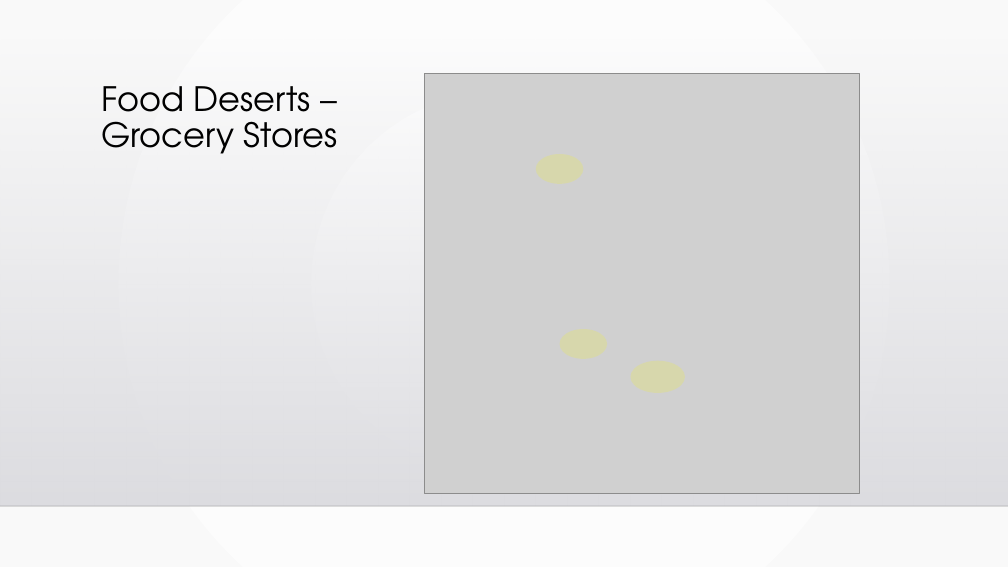
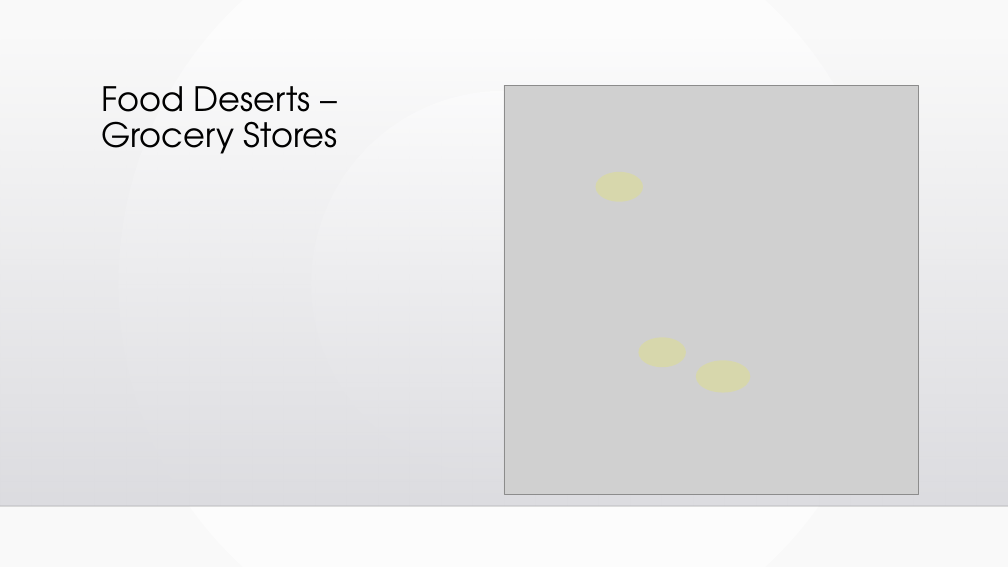
Before and after one commit to chell0011/MMA1, a slide deck: slide 11 of Chicago_Food_Deserts_Final.pptx. Drawn at 1008x567 pixels with LibreOffice and Linux fonts; fonts in the diff are those of the drawing; grey boxes stand for pictures; background and template pictures are left out. Boxes give left, top, right and bottom in pixels: in the first picture for what was removed or moved away, otherwise in the second. Text is boxed around its words. In the diff, an @@ line names an element or a change of style, - is before the commit and + after.

```diff
--- a/Chicago_Food_Deserts_Final.pptx
+++ b/Chicago_Food_Deserts_Final.pptx
@@ picture: place and size @@
-picture at box(424, 73, 860, 494)
+picture at box(504, 85, 919, 495)
@@ ellipse: place and size @@
-ellipse at box(536, 154, 584, 185)
+ellipse at box(596, 172, 644, 202)
@@ ellipse: place and size @@
-ellipse at box(560, 329, 607, 359)
+ellipse at box(638, 337, 686, 368)
@@ ellipse: place and size @@
-ellipse at box(631, 361, 685, 393)
+ellipse at box(696, 361, 750, 393)
```
Also in this commit, not shown: 13 other slides changed, 1 other file.
